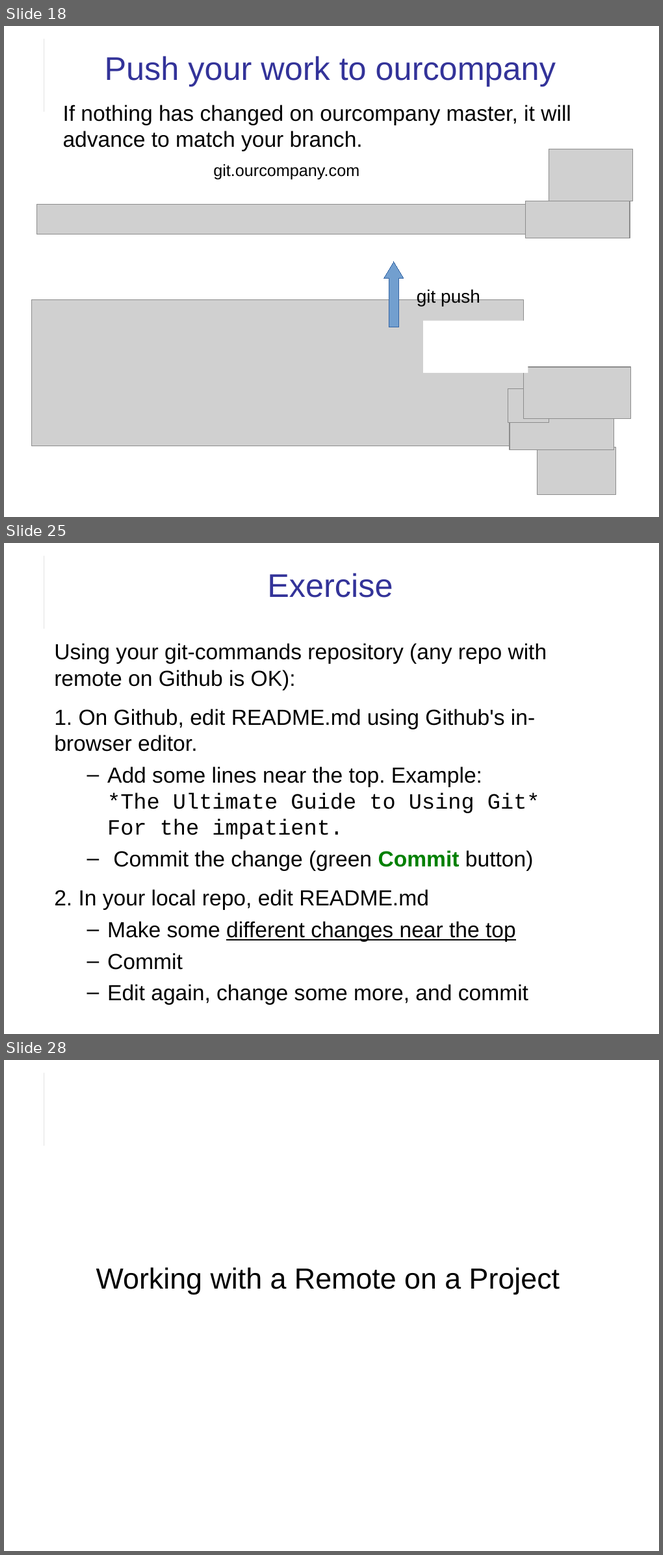
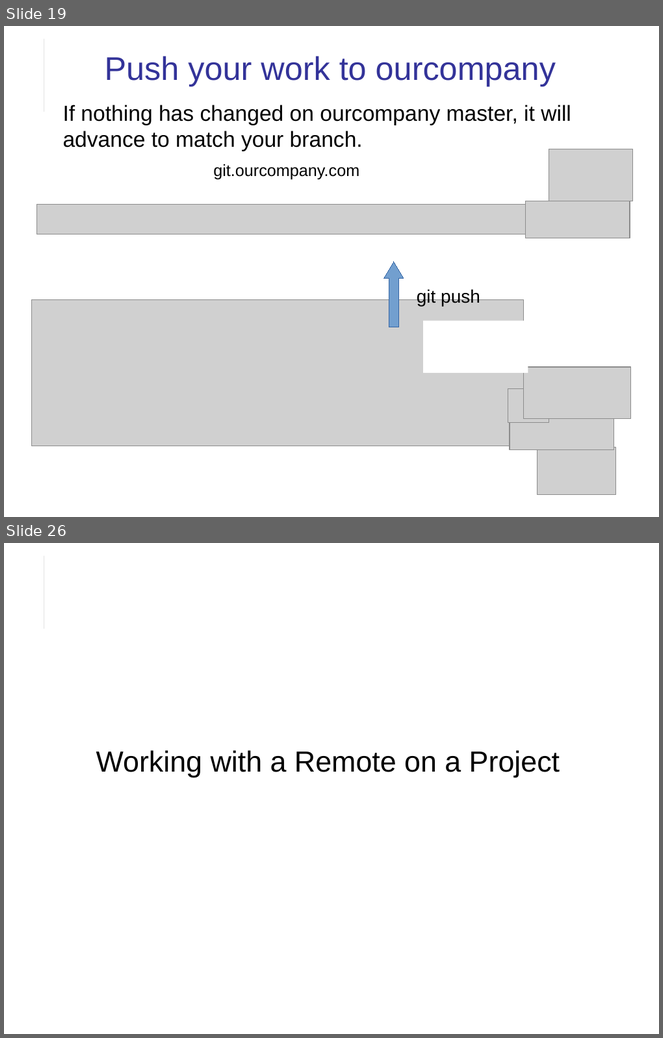
Before and after one commit to cpske/ISP, a slide deck: git/Git-Remotes.odp. Shown one above the other, each under a label of ours: slides 18, 25 and 28 before the commit, slides 19 and 26 after it; the slides between them are not shown. The pictures are 663x1555 and 663x1038 pixels, drawn with LibreOffice and Linux fonts; fonts in the diff are those of the drawing; grey boxes stand for pictures. Boxes give left, top, right and bottom in pixels: in the first picture for what was removed or moved away, otherwise in the second. Text is boxed around its words. In the diff, an @@ line names an element or a change of style, - is before the commit and + after.

Commit message:
Add updated merge practice exercise

```diff
--- a/git/Git-Remotes.odp
+++ b/git/Git-Remotes.odp
@@ slide 25 removed at bbox=[4, 543, 659, 1034], background #FFFFFF; not listed: 2 template elements that a slide beside it also shows @@
@@ title removed at bbox=[267, 573, 393, 598] @@
-Exercise
@@ text removed at bbox=[54, 643, 547, 970] @@
-Using your git-commands repository (any repo with remote on Github is OK):
-1. On Github, edit README.md using Github's in-browser editor.
-  – Add some lines near the top. Example:
-    *The Ultimate Guide to Using Git*
-    For the impatient.
-  – Commit the change (green Commit button)
-2. In your local repo, edit README.md
-  – Make some different changes near the top
-  – Commit
-  – Edit again, change some more, and commit
@@ what was slide 18 is now slide 19 @@
@@ what was slide 28 is now slide 26 @@
```
Also in this commit, not shown: 10 slides changed, 1 slide added, 2 other slides removed, 4 other files.
